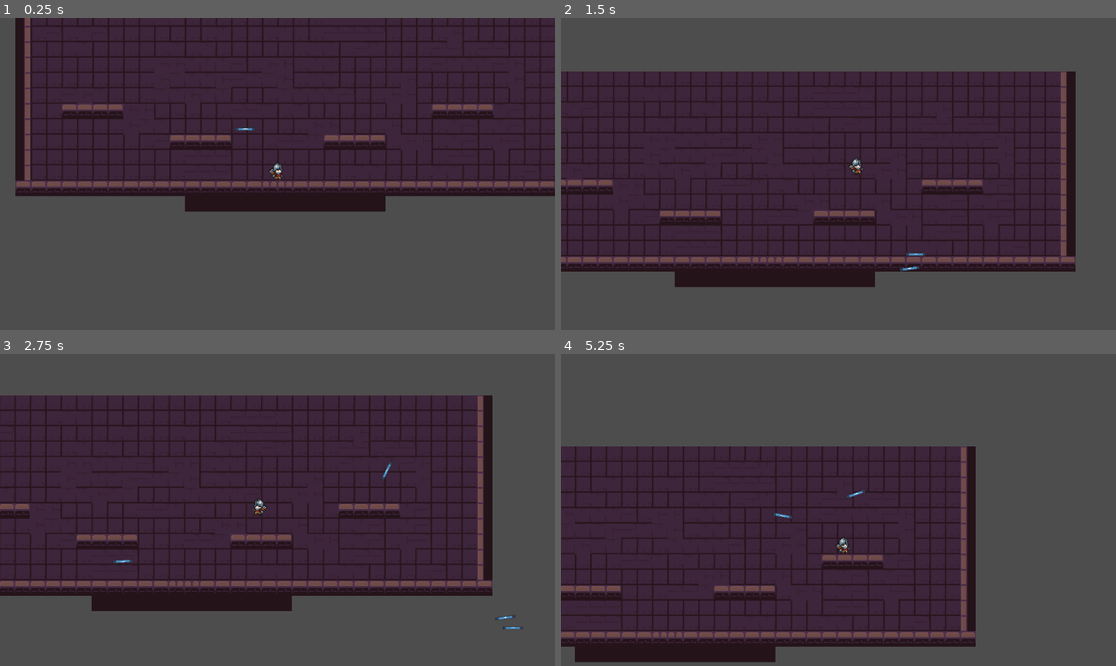
Above: before the commit, frames 1-4 (two rows, left to right).
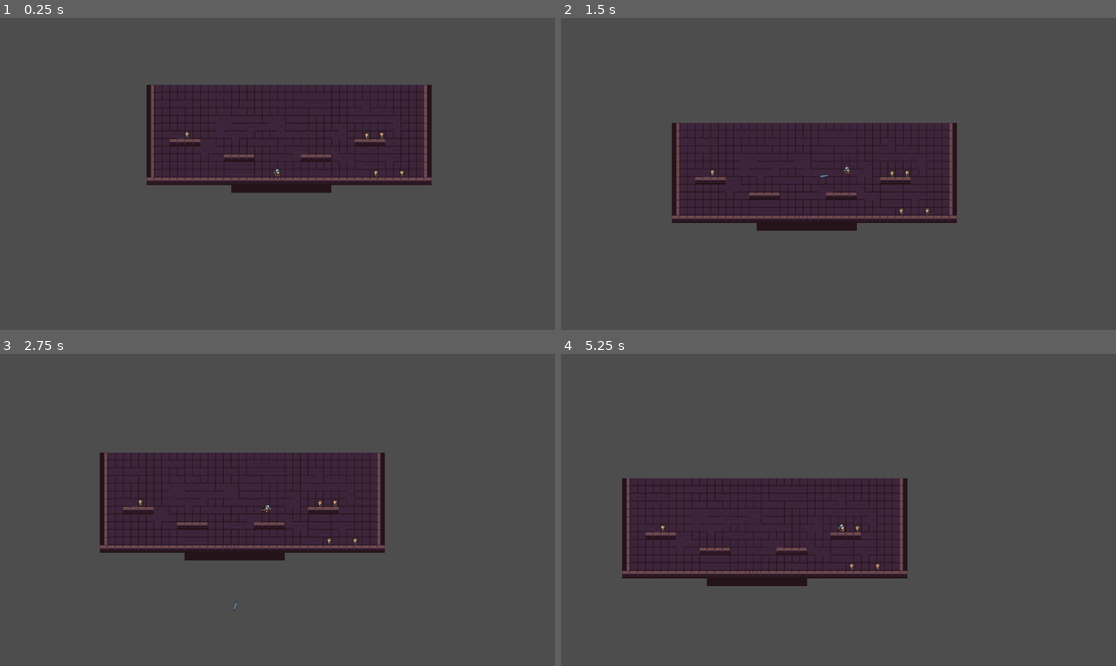
Above: after the commit, the same moments.

Repository: AndresMateoE/Archer_Platformer
Game: Godot game, scene res://scenes/main.tscn
Two runs of this game, one before a commit and one after it. Both use one fixed random seed, a clock stepped at 60 frames per second and the inputs below. The engine's default icon, where the game draws it, is replaced by a stand-in: a white triangle on a blue panel in a dark square.
Inputs (mouse positions are in pixels of both pictures, inside the frame that each line leads up to):
- Up to frame 1 (0.25 s): no input
- Up to frame 2 (1.5 s): move the mouse to (960, 158) at 0.52 s; hold E (shoot) 0.53-1.28 s; hold Right (right) from 0.53 s (still down); tap Space (jump) at 0.77, 0.8, 1.07, 1.35 s; move the mouse to (727, 189) at 1.27 s
- Up to frame 3 (2.75 s): tap Space (jump) at 1.52, 1.82, 2.3 s; tap E (shoot) at 1.55 s; move the mouse to (333, 441) at 2.02 s; release Right (right) at 2.03 s; hold A (left) from 2.03 s (still down); hold E (shoot) from 2.03 s (still down)
- Up to frame 4 (5.25 s): move the mouse to (810, 572) at 2.77 s; release A (left) at 2.78 s; release E (shoot) at 2.78 s; hold Right (right) 2.78-4.28 s; tap E (shoot) at 2.85, 4.35 s; tap Space (jump) at 3.02, 3.32, 3.6, 3.77, 4.07, 4.52, 4.82 s; move the mouse to (1005, 556) at 3.52 s; move the mouse to (672, 463) at 4.27 s; hold A (left) 4.28-5.03 s; move the mouse to (866, 510) at 5.02 s; hold Right (right) from 5.03 s (still down); hold E (shoot) from 5.03 s (still down)

The runs differ from the first frame. In frame 1, 44% of the frame differs, in the area x 2-100%, y 0-63%; in frame 2, 48%, in the area x 0-93%, y 17-87%; in frame 3, 46%; in frame 4, 37%.

Commit message:
Arrows
Shooting
being charge when press
animation a litle bit
Orientation when traveling

Diff:
--- a/move.gd
+++ b/move.gd
@@ -11,8 +11,14 @@
 var coyote_frames = 6
 var last_floor = false
 # Shooting Variables
+var shooting = false
+var arrow_speed = 100
 @onready var arrow = preload("res://scenes/arrow.tscn")
-@onready var bow_marker = $Bow_Marker
+@onready var bow_marker_right = $Bow_Marker_Right
+@onready var bow_marker_left = $Bow_Marker_Left
+var bow_marker
+
+@onready var shoot_timer = $Shoot_timer
 
 # Get the gravity from the project settings to be synced with RigidBody nodes.
 var gravity = ProjectSettings.get_setting("physics/2d/default_gravity")
@@ -24,7 +30,9 @@
 func _ready():
 	$CoyoteTimer.wait_time = coyote_frames / 60.0
 
+
 func _physics_process(delta):
+
 	# Add the gravity.
 	if not is_on_floor():
 		velocity.y += gravity * delta
@@ -54,15 +62,14 @@
 		animated_sprite.flip_h = true
 	if direction > 0:
 		animated_sprite.flip_h = false
-
-	if  is_on_floor():
+	if  is_on_floor() and not shooting:
 		JUMPS = TOTAL_JUMPS
 		if direction == 0:
 			animated_sprite.play("idle")
 		else:
 			animated_sprite.play("run")
-	else:
-		animated_sprite.play("jump")
+	elif not is_on_floor() and not shooting:
+			animated_sprite.play("jump")
 
 	#ataque
 	if Input.is_action_just_pressed("shoot") and is_on_floor():
@@ -80,15 +87,43 @@
 	last_floor = is_on_floor()
 
 	var mouse_pos = get_global_mouse_position()
-	$Bow_Marker.look_at(mouse_pos)
+	$Bow_Marker_Left.look_at(mouse_pos)
+	$Bow_Marker_Right.look_at(mouse_pos)
 	shoot()
 
 func shoot():
+	var direction = 1 if $AnimatedSprite2D.flip_h else -1
 	if Input.is_action_just_pressed("shoot"):
+		$Shoot_timer.start()
+		shooting = true
+		animated_sprite.play("bow_attack")
+
+	if Input.is_action_pressed("shoot"):
+		if (shoot_timer.get_time_left() < 1.5) and (shoot_timer.get_time_left() > 1):
+			arrow_speed = 100
+			#print("shoot2")
+		elif shoot_timer.get_time_left() < 1 and shoot_timer.get_time_left() > 0.5:
+			arrow_speed = 200
+			#print("shoot3")
+		elif shoot_timer.get_time_left() < 0.5 and shoot_timer.get_time_left() > 0.1:
+			arrow_speed = 300
+			#print("shoot4")
+		else:
+			arrow_speed = 350
+	if Input.is_action_just_released("shoot"):
 		var arrow_instance = arrow.instantiate()
-		get_parent().add_child(arrow_instance)
-		arrow_instance.global_position = $Bow_Marker.global_position
-		arrow_instance.rotation = $Bow_Marker.rotation
+		animated_sprite.play("bow_attack_realese")
+		if direction > 0:
+			get_parent().add_child(arrow_instance)
+			arrow_instance.global_position = $Bow_Marker_Left.global_position
+			arrow_instance.rotation = $Bow_Marker_Left.rotation
+			arrow_instance.speed = arrow_speed
+		if direction < 0:
+			get_parent().add_child(arrow_instance)
+			arrow_instance.global_position = $Bow_Marker_Right.global_position
+			arrow_instance.rotation = $Bow_Marker_Right.rotation
+			arrow_instance.speed = arrow_speed
+		shooting = false
 
 #Timer para coyote time
 func _on_coyote_timer_timeout():
--- a/scenes/Player.tscn
+++ b/scenes/Player.tscn
@@ -124,15 +124,20 @@
 }, {
 "duration": 1.0,
 "texture": SubResource("AtlasTexture_8qm87")
-}, {
+}],
+"loop": false,
+"name": &"bow_attack",
+"speed": 7.0
+}, {
+"frames": [{
 "duration": 1.0,
 "texture": SubResource("AtlasTexture_80pqy")
 }, {
 "duration": 1.0,
 "texture": SubResource("AtlasTexture_2rj0t")
 }],
-"loop": true,
-"name": &"bow_attack",
+"loop": false,
+"name": &"bow_attack_realese",
 "speed": 10.0
 }, {
 "frames": [{
@@ -206,6 +211,8 @@
 [node name="AnimatedSprite2D" type="AnimatedSprite2D" parent="."]
 sprite_frames = SubResource("SpriteFrames_fw10x")
 animation = &"bow_attack"
+frame = 6
+frame_progress = 1.0
 
 [node name="CollisionShape2D" type="CollisionShape2D" parent="."]
 z_index = 5
@@ -213,5 +220,12 @@
 
 [node name="CoyoteTimer" type="Timer" parent="."]
 
-[node name="Bow_Marker" type="Marker2D" parent="."]
+[node name="Bow_Marker_Right" type="Marker2D" parent="."]
 position = Vector2(7, 0)
+
+[node name="Bow_Marker_Left" type="Marker2D" parent="."]
+position = Vector2(-7, 0)
+
+[node name="Shoot_timer" type="Timer" parent="."]
+wait_time = 1.5
+one_shot = true
--- a/scenes/main.tscn
+++ b/scenes/main.tscn
@@ -2,7 +2,7 @@
 
 [ext_resource type="PackedScene" uid="uid://cyae752yjtepk" path="res://scenes/Player.tscn" id="1_01cyd"]
 [ext_resource type="Texture2D" uid="uid://dhk7rfnhwqq8v" path="res://assets/character and tileset/Dungeon_Tileset.png" id="2_3q7ds"]
-[ext_resource type="PackedScene" uid="uid://dirdfnadxygaw" path="res://scenes/arrow.tscn" id="3_rlurk"]
+[ext_resource type="PackedScene" uid="uid://bvj763g2hkfmj" path="res://scenes/priest.tscn" id="4_xcxcr"]
 
 [sub_resource type="TileSetAtlasSource" id="TileSetAtlasSource_w1vgd"]
 texture = ExtResource("2_3q7ds")
@@ -324,7 +324,6 @@
 position = Vector2(0, -7)
 
 [node name="Camera2D" type="Camera2D" parent="Player"]
-zoom = Vector2(2, 2)
 position_smoothing_enabled = true
 
 [node name="TileMap" type="TileMap" parent="."]
@@ -335,5 +334,19 @@
 layer_1/name = "mid"
 layer_1/tile_data = PackedInt32Array(65533, 65536, 4, 65534, 65536, 4, 65535, 196608, 4, 0, 196608, 4, 1, 65536, 4, 2,  …(1436 unchanged characters)…
 
-[node name="Arrow" parent="." instance=ExtResource("3_rlurk")]
-position = Vector2(-71, -64)
+[node name="Enemies" type="Node" parent="."]
+
+[node name="Priest" parent="Enemies" instance=ExtResource("4_xcxcr")]
+position = Vector2(259, -8)
+
+[node name="Priest2" parent="Enemies" instance=ExtResource("4_xcxcr")]
+position = Vector2(217, -87)
+
+[node name="Priest3" parent="Enemies" instance=ExtResource("4_xcxcr")]
+position = Vector2(186, -86)
+
+[node name="Priest4" parent="Enemies" instance=ExtResource("4_xcxcr")]
+position = Vector2(205, -8)
+
+[node name="Priest5" parent="Enemies" instance=ExtResource("4_xcxcr")]
+position = Vector2(-187, -88)
--- a/scenes/priest.tscn
+++ b/scenes/priest.tscn
@@ -22,16 +22,15 @@
 radius = 4.0
 height = 14.0
 
-[node name="Priest" type="Node"]
+[node name="Priest" type="Area2D"]
 script = ExtResource("1_m53rn")
 
 [node name="AnimatedSprite2D" type="AnimatedSprite2D" parent="."]
 sprite_frames = SubResource("SpriteFrames_jg8sg")
 animation = &"Idle"
+flip_h = true
 
-[node name="Area2D" type="Area2D" parent="."]
-
-[node name="CollisionShape2D" type="CollisionShape2D" parent="Area2D"]
+[node name="CollisionShape2D" type="CollisionShape2D" parent="."]
 shape = SubResource("CapsuleShape2D_y024p")
 
-[connection signal="body_entered" from="Area2D" to="." method="_on_area_2d_body_entered"]
+[connection signal="area_entered" from="." to="." method="_on_area_entered"]
--- a/scripts/arrow.gd
+++ b/scripts/arrow.gd
@@ -1,7 +1,12 @@
 extends Area2D
 
 var speed = 150
-var arrow_gravity = 40
+var arrow_gravity = 5
+var velocity = Vector2()
+var vel = Vector2()
+
+#@onready var player_node = get_parent().get_node("Player")
+
 
 
 func _ready():
@@ -10,19 +15,19 @@
 
 # Called every frame. 'delta' is the elapsed time since the previous frame.
 func _physics_process(delta):
-	var velocity = arrow_gravity * delta
-	velocity += arrow_gravity * delta
+	var player_position = get_parent().get_node("Player").global_position
+	velocity.y += arrow_gravity
+
+	vel.x = (position.x - ((Vector2.RIGHT).rotated(rotation)*speed).x * delta - player_position.x) /delta
+	vel.y = (position.y - (((Vector2.RIGHT).rotated(rotation)*speed).y + velocity.y) * delta - player_position.y) /delta
 
 	position.x += ((Vector2.RIGHT).rotated(rotation)*speed).x * delta
-	position.y += (((Vector2.RIGHT).rotated(rotation)*speed).y + velocity) * delta
+	position.y += (((Vector2.RIGHT).rotated(rotation)*speed).y + velocity.y) * delta
 
-	gravity(delta)
-
-
-func gravity(delta):
-	position.y += arrow_gravity * delta
-
-
+	var dir_vel = atan(vel.y/vel.x)
+	var dir_p = atan(position.x/position.y)
+	print(dir_vel)
+	$Sprite2D.global_rotation = dir_vel
 
 func _on_visible_on_screen_enabler_2d_screen_exited():
 	queue_free()
--- a/scripts/priest.gd
+++ b/scripts/priest.gd
@@ -1,11 +1,10 @@
-extends CharacterBody2D
+extends Area2D
 
 
 
 
-
-
-func _on_area_2d_body_entered(body):
-	if body has_method("arrow")
-		body.get_parent().queue_free()
-	queue_free()
+func _on_area_entered(area):
+	if area.has_method("arrow"):
+		area.queue_free()
+		queue_free()# Replace with function body.
+#func _on_area_2d_body_entered(body):
